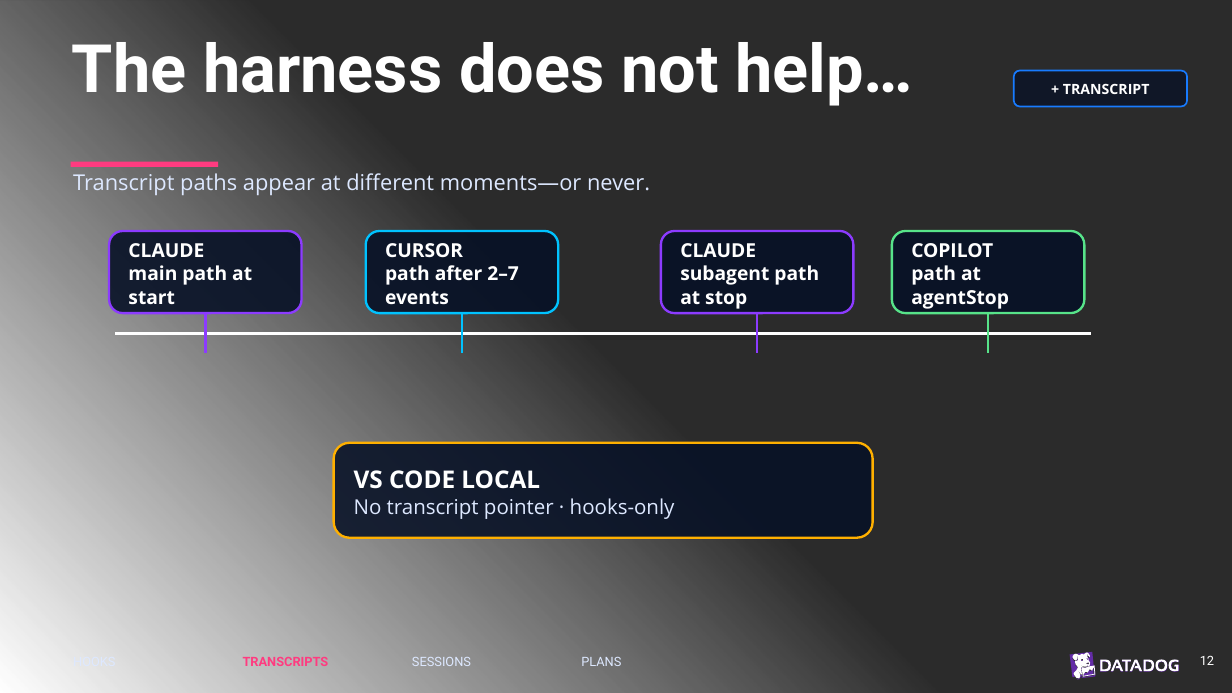
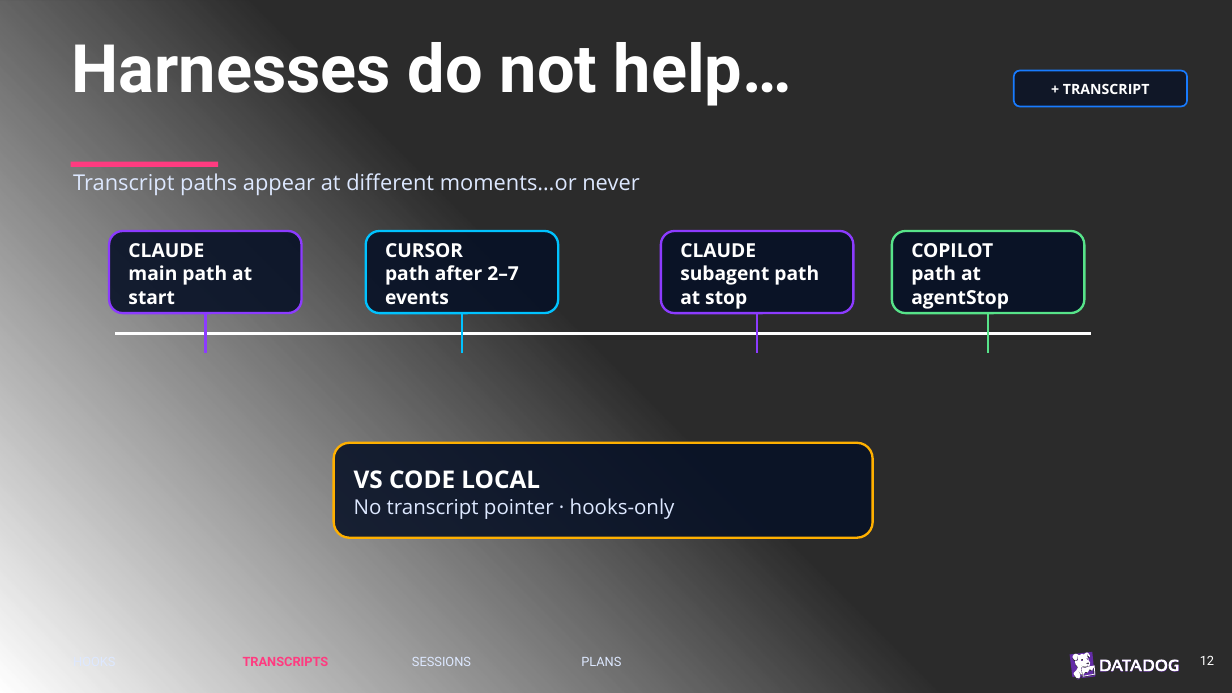
Before and after one commit to chrisnas/TechoramaNetherland2026, a slide deck: slide 16 of Harness Spy/Slides/HarnessSpy.pptx (slide 15 before the commit). Drawn at 1232x693 pixels with LibreOffice and Linux fonts; fonts in the diff are those of the drawing; background and template pictures are left out; a plain dark background stands for a picture behind light text. Boxes give left, top, right and bottom in pixels: in the first picture for what was removed or moved away, otherwise in the second. Text is boxed around its words. In the diff, an @@ line names an element or a change of style, - is before the commit and + after.

```diff
--- a/Harness Spy/Slides/HarnessSpy.pptx
+++ b/Harness Spy/Slides/HarnessSpy.pptx
@@ text at [72,42,792,106]: text changed @@
-The harness does not help…
+Harnesses do not help…
@@ text at [73,173,639,196]: text changed @@
-Transcript paths appear at different moments—or never.
+Transcript paths appear at different moments…or never
```
Also in this commit, not shown: 5 other slides changed, 5 slides added, 2 slides removed, 32 other files.
